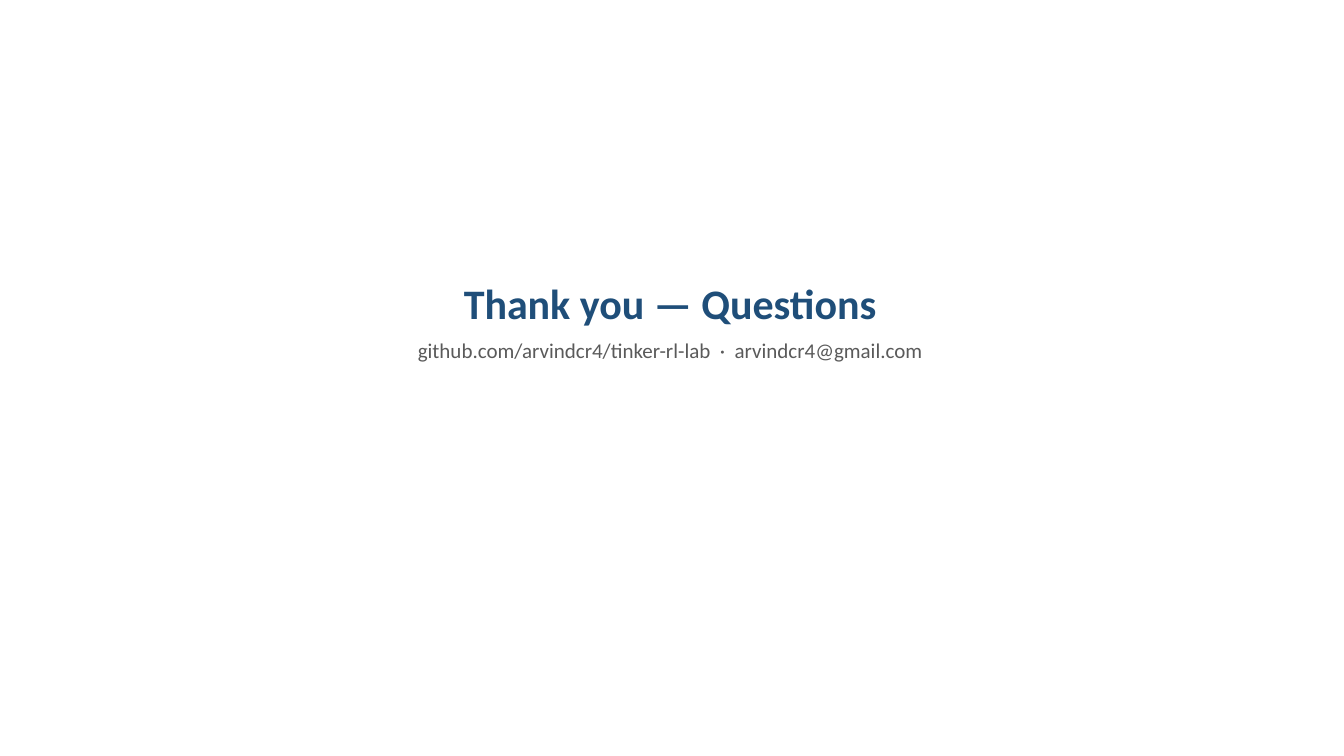
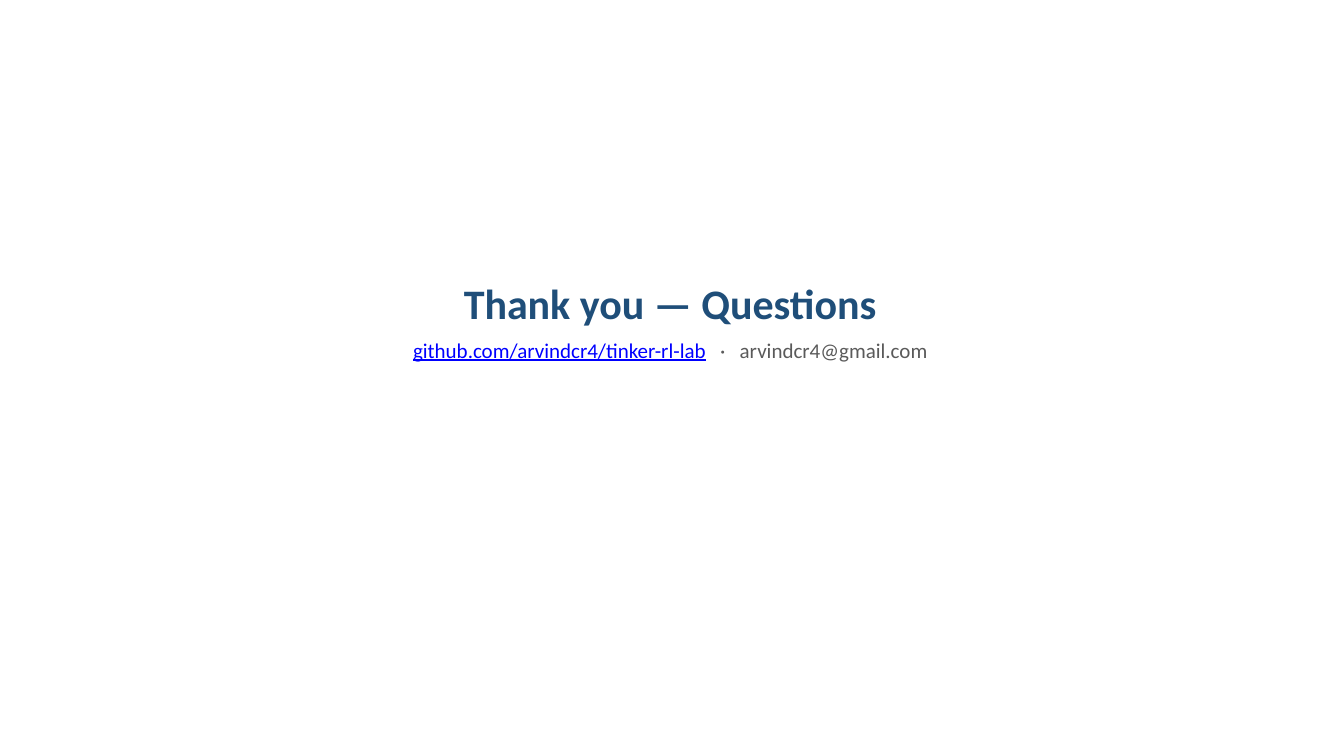
Before and after one commit to arvindcr4/tinker-rl-lab, a slide deck: slide 17 of outputs/PESU_MTech_Phase1_Session1_Review_ArvindCR.pptx. Drawn at 1344x756 pixels with LibreOffice and Linux fonts; fonts in the diff are those of the drawing. Boxes give left, top, right and bottom in pixels: in the first picture for what was removed or moved away, otherwise in the second. Text is boxed around its words. In the diff, an @@ line names an element or a change of style, - is before the commit and + after.

Commit message:
feat(deck): clickable evidence links on the Demo slide + linked closing slide
Six click-to-open links (real URLs, verified against the live W&B API):
the E-R2b G=2 and G=16 headline arms, the preserved invalidated P4 run,
the full zvf-training project, the public HF bench adapter
(tinker-rl-bench-ppo_gsm8k_Qwen3-8B_s42), and the GitHub repo. Closing
slide repo link is now a hyperlink too.

```diff
--- a/outputs/PESU_MTech_Phase1_Session1_Review_ArvindCR.pptx
+++ b/outputs/PESU_MTech_Phase1_Session1_Review_ArvindCR.pptx
@@ text at (x1=413, y1=343, x2=928, y2=362): text colour #5A5A5A to #0000FF, underline on in "github.com/arvindcr4/tinker-rl-lab" @@
```
Also in this commit, not shown: 1 other slide changed, 1 other file.
